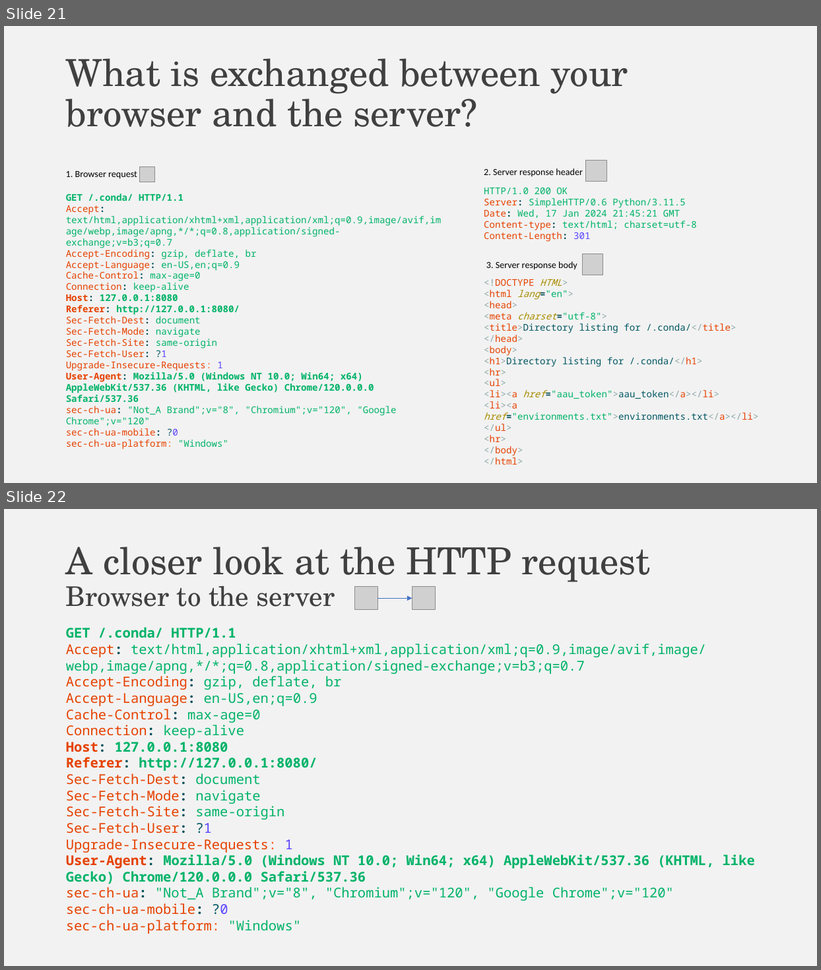
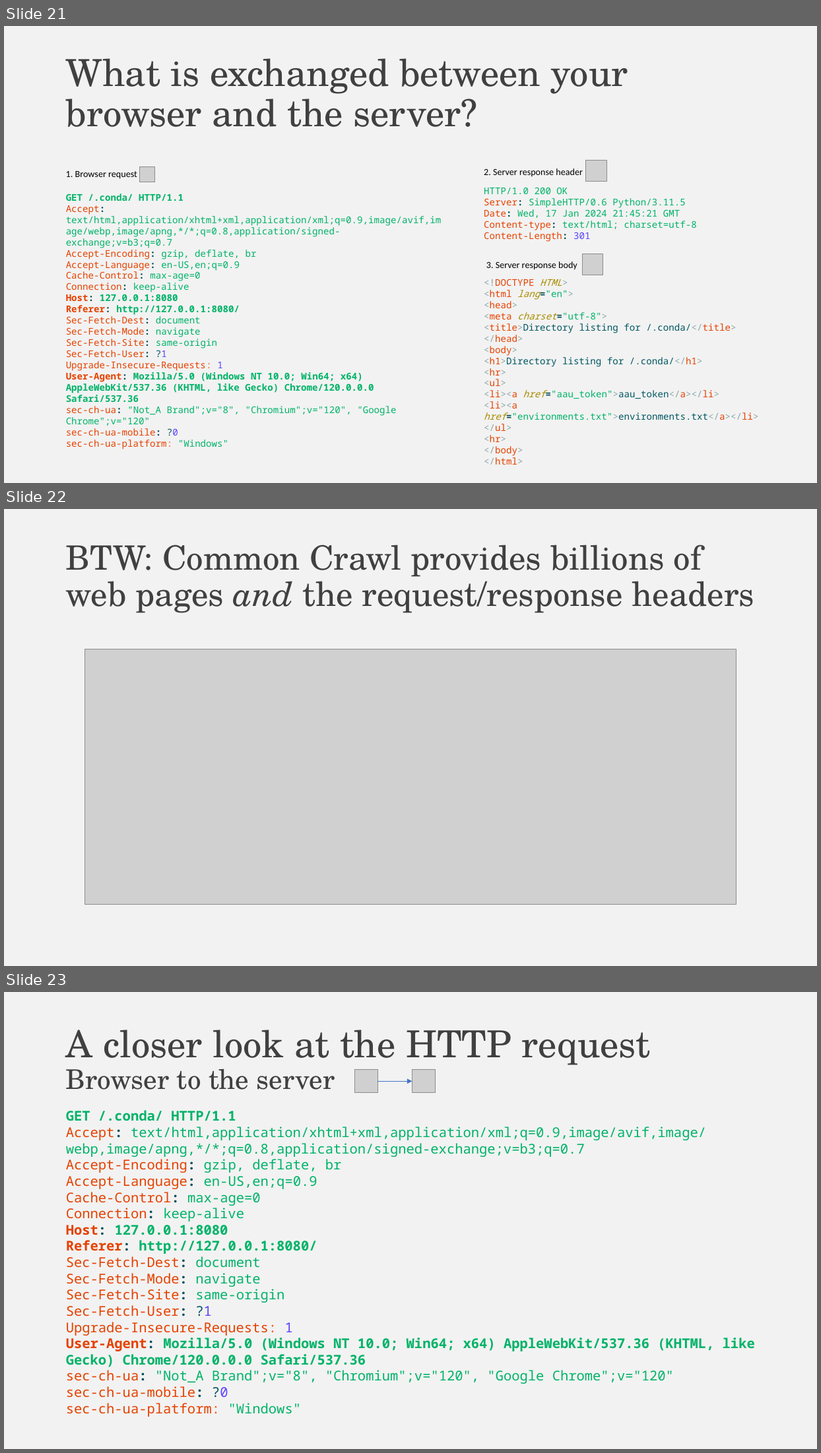
Before and after one commit to falconair/ProgrammingForAnalytics, a slide deck: lectures/075_web_under_the_hood/The web, under the hood.pptx. Shown one above the other, each under a label of ours: slides 21 and 22 before the commit, slides 21, 22 and 23 after it. The pictures are 821x970 and 821x1453 pixels, drawn with LibreOffice and Linux fonts; fonts in the diff are those of the drawing; grey boxes stand for pictures. Boxes give left, top, right and bottom in pixels: in the first picture for what was removed or moved away, otherwise in the second. Text is boxed around its words. In the diff, an @@ line names an element or a change of style, - is before the commit and + after.

```diff
--- a/lectures/075_web_under_the_hood/The web, under the hood.pptx
+++ b/lectures/075_web_under_the_hood/The web, under the hood.pptx
@@ slide 22 added at <box>4,509,817,966</box>, background #F2F2F2 @@
@@ title added at <box>66,545,754,613</box>, 39.6 pt, text #404040 @@
+BTW: Common Crawl provides billions of web pages and the request/response headers
@@ picture added at <box>85,650,737,905</box> @@
@@ what was slide 22 is now slide 23 @@
```
Also in this commit, not shown: 3 slides changed, 1 other file.
